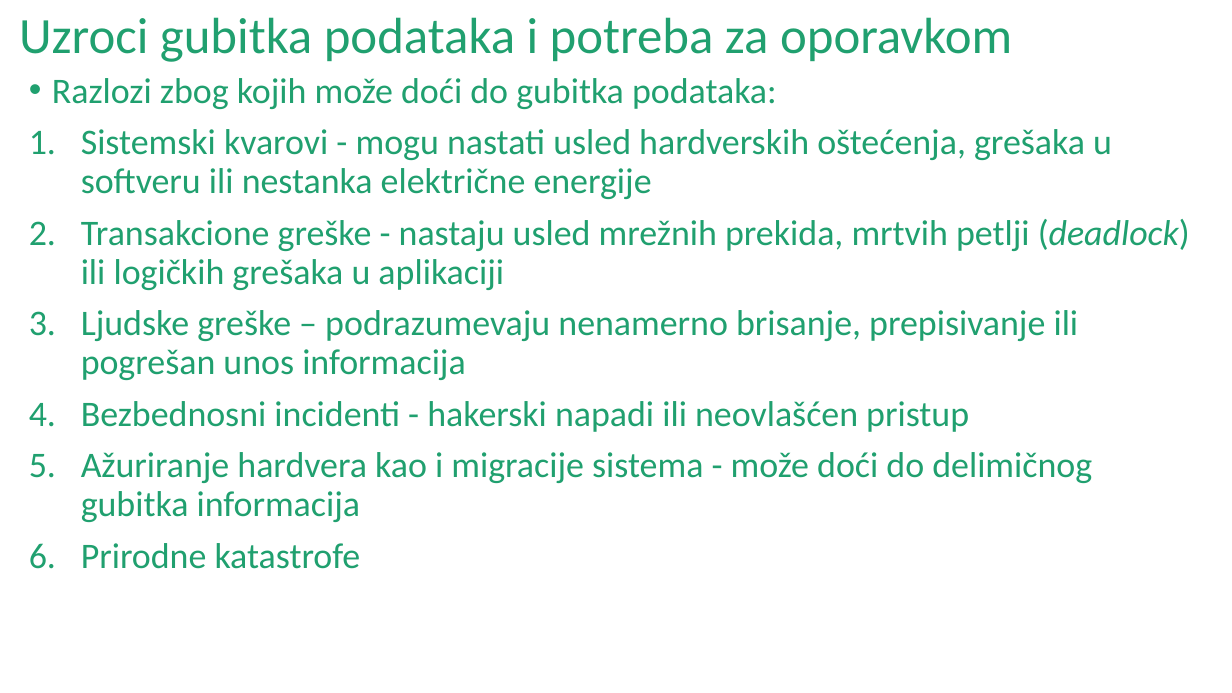
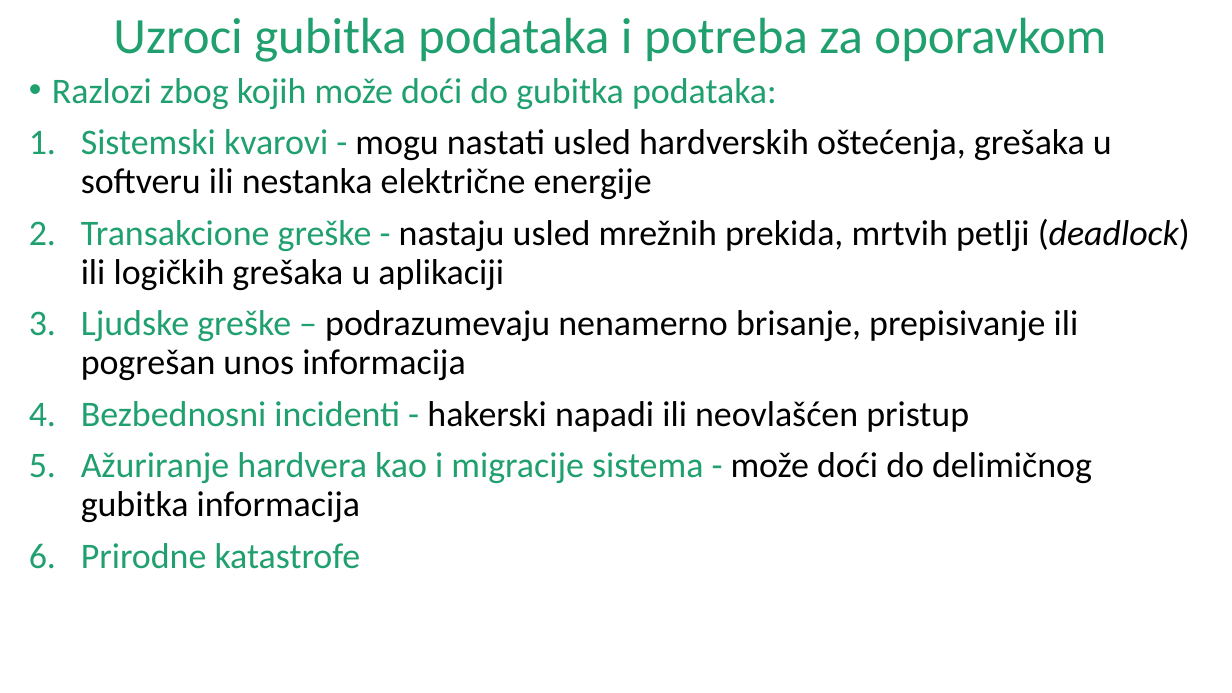
Before and after one commit to Bukumira/oporavak-baze-podataka-PostgreSQL, a slide deck: slide 3 of Seminarski_rad_2.pptx. Drawn at 1232x693 pixels with LibreOffice and Linux fonts; fonts in the diff are those of the drawing. Boxes give left, top, right and bottom in pixels: in the first picture for what was removed or moved away, otherwise in the second. Text is boxed around its words. In the diff, an @@ line names an element or a change of style, - is before the commit and + after.

```diff
--- a/Seminarski_rad_2.pptx
+++ b/Seminarski_rad_2.pptx
@@ title "Uzroci gubitka podataka i potreba ..." at (113, 17, 1106, 62): alignment left to centre @@
@@ text at (81, 129, 1190, 522): text colour #20A06F to #000000 in "mogu nastati usled hardverskih oštećenja, grešaka u ...", "nastaju usled mrežnih prekida, mrtvih petlji (deadlock) ...", "podrazumevaju nenamerno brisanje, prepisivanje ili pogrešan  ...", "hakerski napadi ili neovlašćen pristup" and 1 more places @@
```
Also in this commit, not shown: 12 other slides changed.
